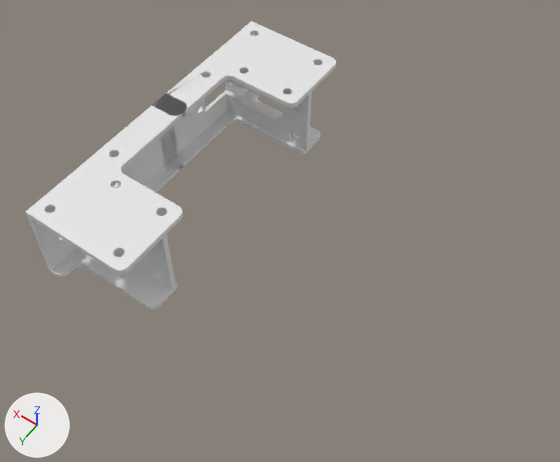
One commit to the Blender file pre/003.blend: the scene before it, then after it.
The view is the same before and after, from a 50 mm lens placed at (-157.1, 162.0, 224.2), pointed at (-60.1, 26.2, 10.9). Arrows for +X, +Y and +Z are at lower left; the lights stay in place.

The first picture shows 'motorMount'.
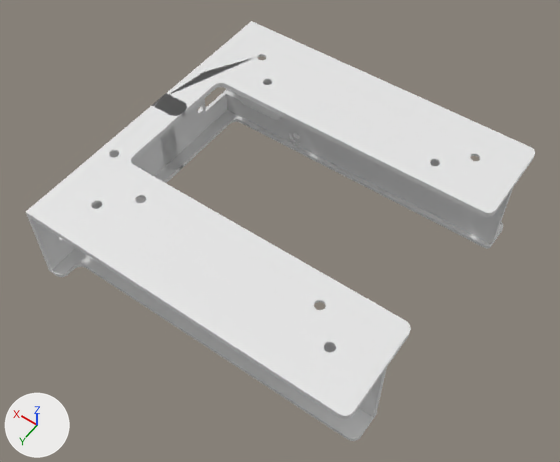
Boxes (x1, y1, x2, y2) around the edits, measured in the pictures (560 x 462 px; the box of a moved part takes in the faces that stretch with it):
'motorMount', reshaped (64% wider, 46% taller): before (26, 21, 336, 309); after (26, 21, 535, 441)
part 1 of me_motormount, moved or reshaped: before (26, 113, 183, 309); after (26, 113, 411, 441)
part 2 of me_motormount, moved or reshaped: before (154, 21, 336, 154); after (155, 21, 535, 249)

Diff of the bpy script that builds the scene:
```diff
--- a/pre/003.blend.py
+++ b/pre/003.blend.py
@@ me_motormount @@
 # used by ob_motormount; location = (0.0, -20.0, 0.0)
-me_motormount.from_pydata(...)  # 2162 vertices, 3335 faces, 151 loose edges; spans x -40.0..1.5, y -20.5..100.5, z -1.5..31.5
+me_motormount.from_pydata(...)  # 2162 vertices, 3335 faces, 151 loose edges; spans x -121.0..1.5, y -20.5..100.5, z -1.5..31.5
+# me_motormount part 1: 322 of 2162 vertices moved; they spanned x -40.0..-0.7, y 67.0..100.5, z -1.5..31.5 and now span x -121.0..-10.0, y 62.0..100.5, z -1.5..31.5; mean shift (-44.7, -4.3, 0.0); largest move (-40.0, 73.0, 29.5) -> (-121.0, 68.0, 29.5)
+# me_motormount part 2: 322 of 2162 vertices moved; they spanned x -40.0..-0.7, y -20.5..13.0, z -1.5..31.5 and now span x -121.0..-10.0, y -20.5..18.0, z -1.5..31.5; mean shift (-44.7, 4.3, 0.0); largest move (-39.1, 9.1, 29.5) -> (-120.1, 14.1, 29.5)
```
